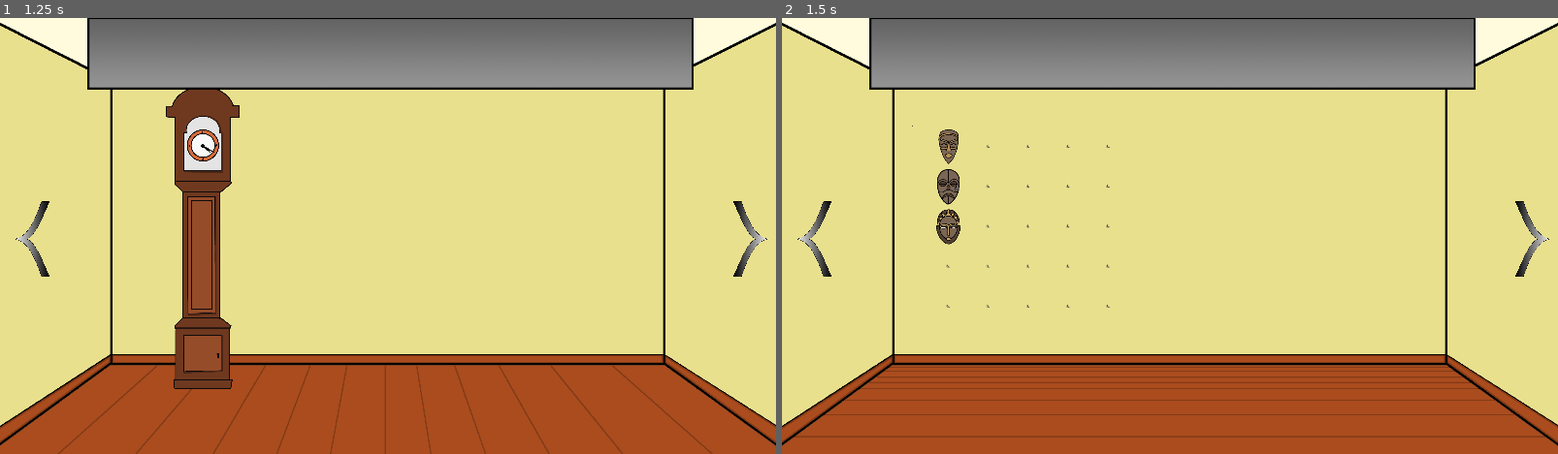
Above: before the commit, frames 1-2 (left to right).
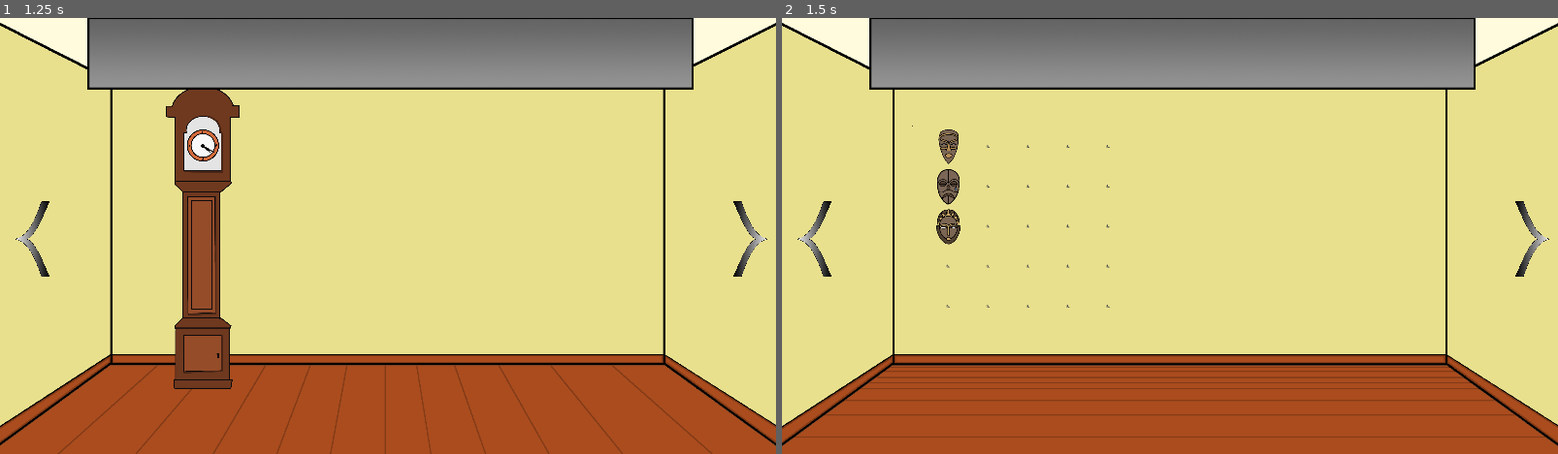
Above: after the commit, the same moments.

Repository: Paulpanther/GameJam11
Game: Godot game, scene res://Scenes/Main.tscn
Same seed, same stepped clock (60 frames per second), same inputs: the game is played once before the commit and once after it.
Inputs (mouse positions are in pixels of both pictures, inside the frame that each line leads up to):
- Up to frame 1 (1.25 s): tap Enter at 0.5 s; move the mouse to (248, 240) at 0.52 s; click (248, 240) at 0.67 s
- Up to frame 2 (1.5 s): tap Space at 1.25 s; move the mouse to (813, 236) at 1.27 s; click (813, 236) at 1.42 s

Frame 1 is identical in both runs. In frame 2, 0.5% of the frame differs, in the area x 0-100%, y 1-99%.

Commit message:
add hook key to mask puzzle

Diff:
--- a/Scenes/Room1/GrandfatherClockTop.tscn
+++ b/Scenes/Room1/GrandfatherClockTop.tscn
@@ -13,12 +13,12 @@
 script = ExtResource( 6 )
 
 [node name="Sprite" type="Sprite" parent="."]
-position = Vector2( 32.5268, 53.7401 )
+position = Vector2( 973.316, 623.915 )
 scale = Vector2( 1.63282, 1.78044 )
 texture = ExtResource( 4 )
 
 [node name="GFC" type="Sprite" parent="."]
-position = Vector2( -615.523, -182.23 )
+position = Vector2( 344.477, 357.77 )
 scale = Vector2( 1.2, 1.2 )
 texture = ExtResource( 1 )
 offset = Vector2( 517.644, 1059.06 )
@@ -41,7 +41,4 @@
 position = Vector2( -0.781128, -57.9149 )
 scale = Vector2( 19.981, 70.445 )
 shape = SubResource( 1 )
-
-[node name="Camera2D" type="Camera2D" parent="."]
-current = true
 [connection signal="input_event" from="GFC/Minutes/Area2D" to="." method="_on_Area2D_input_event"]
--- a/Scenes/Room4/Room4.tscn
+++ b/Scenes/Room4/Room4.tscn
@@ -1,17 +1,25 @@
-[gd_scene load_steps=4 format=2]
+[gd_scene load_steps=6 format=2]
 
 [ext_resource path="res://Sprites/wall2.png" type="Texture" id=1]
 [ext_resource path="res://Scripts/Room4/room4.gd" type="Script" id=2]
+[ext_resource path="res://Sprites/Items/hook_shaped_key.png" type="Texture" id=3]
 [ext_resource path="res://Scripts/Room4/mask_puzzle_onclick.gd" type="Script" id=4]
+[ext_resource path="res://Scripts/Room4/hook_key.gd" type="Script" id=5]
 
 [node name="Room4" type="Node2D"]
 script = ExtResource( 2 )
 
 [node name="Background" type="Sprite" parent="."]
-position = Vector2( 959.591, 539.445 )
+position = Vector2( 960, 540 )
 texture = ExtResource( 1 )
 
 [node name="MaskPuzzle" type="Sprite" parent="."]
 position = Vector2( 600, 500 )
 scale = Vector2( 0.7, 0.7 )
 script = ExtResource( 4 )
+
+[node name="HookKey" type="Sprite" parent="."]
+position = Vector2( 651.291, 894.56 )
+scale = Vector2( -1.15892, -0.781486 )
+texture = ExtResource( 3 )
+script = ExtResource( 5 )
--- a/Scripts/Room1/grandfather_clock_top.gd
+++ b/Scripts/Room1/grandfather_clock_top.gd
@@ -6,6 +6,7 @@
 # Called when the node enters the scene tree for the first time.
 func _ready():
 	update_hands()
+	print(get_local_mouse_position())
 	pass # Replace with function body.
 
 
@@ -27,7 +28,8 @@
 		minute_following = !minute_following
 
 func move_minute_hand(delta):
-	var target_angle = rad2deg(get_global_mouse_position().angle()) +90
+	var mouse_position_translated = Vector2(get_local_mouse_position().x - 960, get_local_mouse_position().y - 540)
+	var target_angle = rad2deg(mouse_position_translated.angle()) + 90
 	var current_angle = (fmod(GlobalFlowerPot.minutes, 60.0) / 60.0) * 360
 
 	var a = target_angle - current_angle
--- /dev/null
+++ b/Scripts/Room4/hook_key.gd
@@ -0,0 +1,6 @@
+extends Sprite
+
+func _input(event):
+	if event is InputEventMouseButton and event.pressed and event.button_index == BUTTON_LEFT:
+		if get_rect().has_point(to_local(event.position)):
+			pass
--- a/Scripts/Room4/room4.gd
+++ b/Scripts/Room4/room4.gd
@@ -12,5 +12,7 @@
 func update_mask_puzzle():
 	if !SolvedPuzzleStates.mask_puzzle_solved:
 		$MaskPuzzle.texture = mask_puzzle_unsolved
+		$HookKey.visible = false
 	else:
 		$MaskPuzzle.texture = mask_puzzle_solved
+		$HookKey.visible = true
